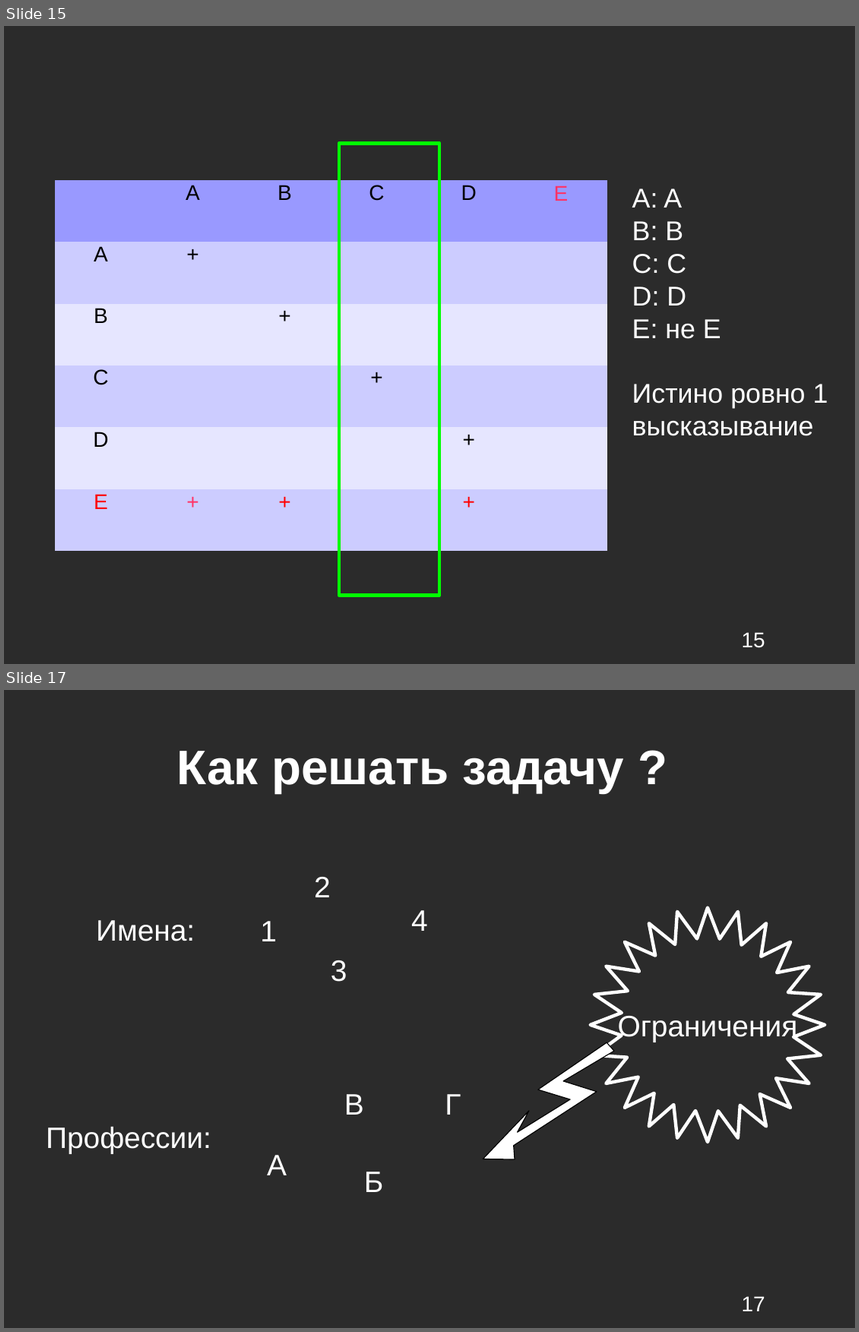
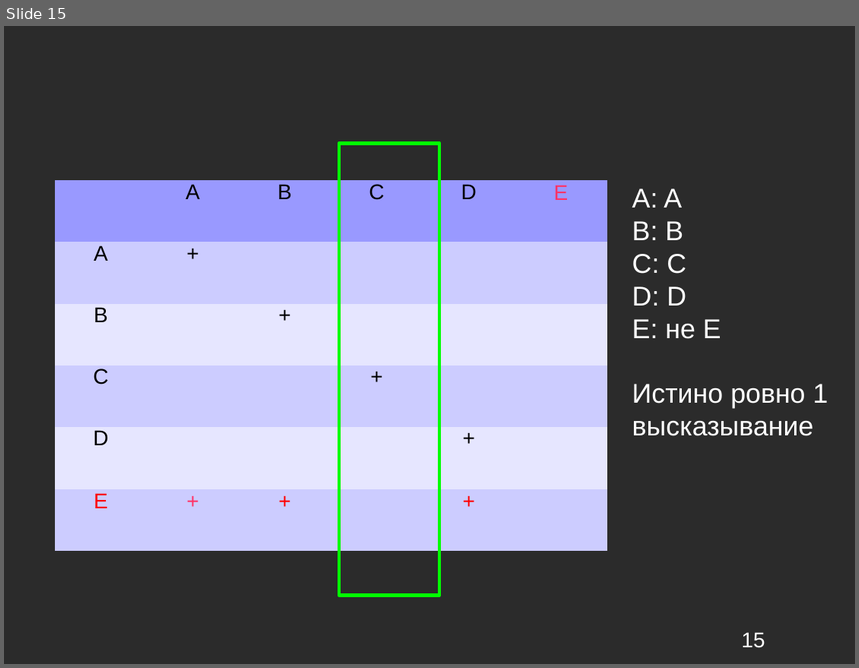
Before and after one commit to kevroletin/Coursework, a slide deck: 236_Кевролетин_презентация.ppt. Shown one above the other, each under a label of ours: slides 15 and 17 before the commit, slide 15 after it; the slides between them are not shown. The pictures are 859x1332 and 859x668 pixels, drawn with LibreOffice and Linux fonts; fonts in the diff are those of the drawing; background and template pictures are left out; a plain dark background stands for a picture behind light text. Boxes give left, top, right and bottom in pixels: in the first picture for what was removed or moved away, otherwise in the second. Text is boxed around its words. In the diff, an @@ line names an element or a change of style, - is before the commit and + after.

```diff
--- a/236_Кевролетин_презентация.ppt
+++ b/236_Кевролетин_презентация.ppt
@@ slide 17 removed at (4,690,855,1328), background picture (left out) @@
@@ title removed at (177,751,624,793) @@
-Как решать задачу ?
@@ text removed at (314,877,331,897) @@
-2
@@ text removed at (411,910,428,931) @@
-4
@@ freeform shape removed at (591,908,826,1143) @@
-Ограничения
@@ text removed at (96,920,195,942) @@
-Имена:
@@ text removed at (260,921,277,942) @@
-1
@@ text removed at (331,961,348,982) @@
-3
@@ freeform shape removed at (483,1025,624,1189) @@
@@ text removed at (344,1094,364,1115) @@
-В
@@ text removed at (445,1094,461,1115) @@
-Г
@@ text removed at (46,1127,211,1154) @@
-Профессии:
@@ text removed at (267,1155,287,1176) @@
-А
@@ text removed at (364,1172,384,1192) @@
-Б
@@ page number removed at (742,1296,766,1312) @@
-17
@@ slide 15 changed as well @@
@@ table at (55,181,607,551) @@
@@ line spacing 0.81 to 0.76 @@
@@ line spacing 0.87 to 0.81 @@
```
Also in this commit, not shown: 4 other slides changed, 7 other slides removed.
